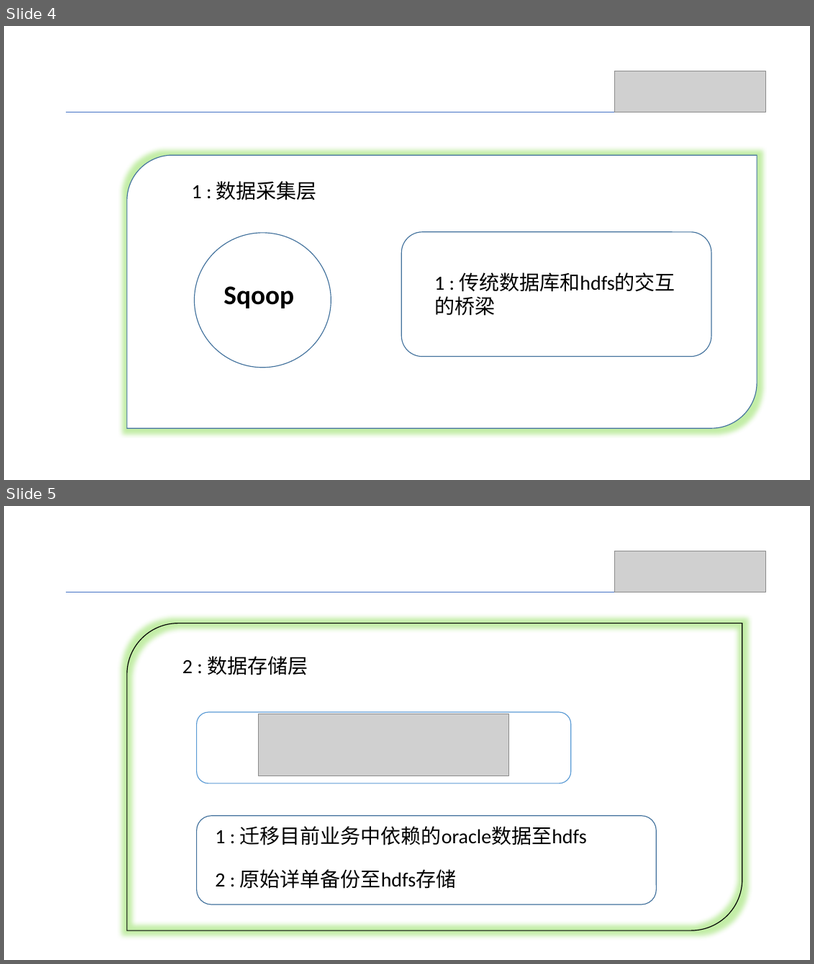
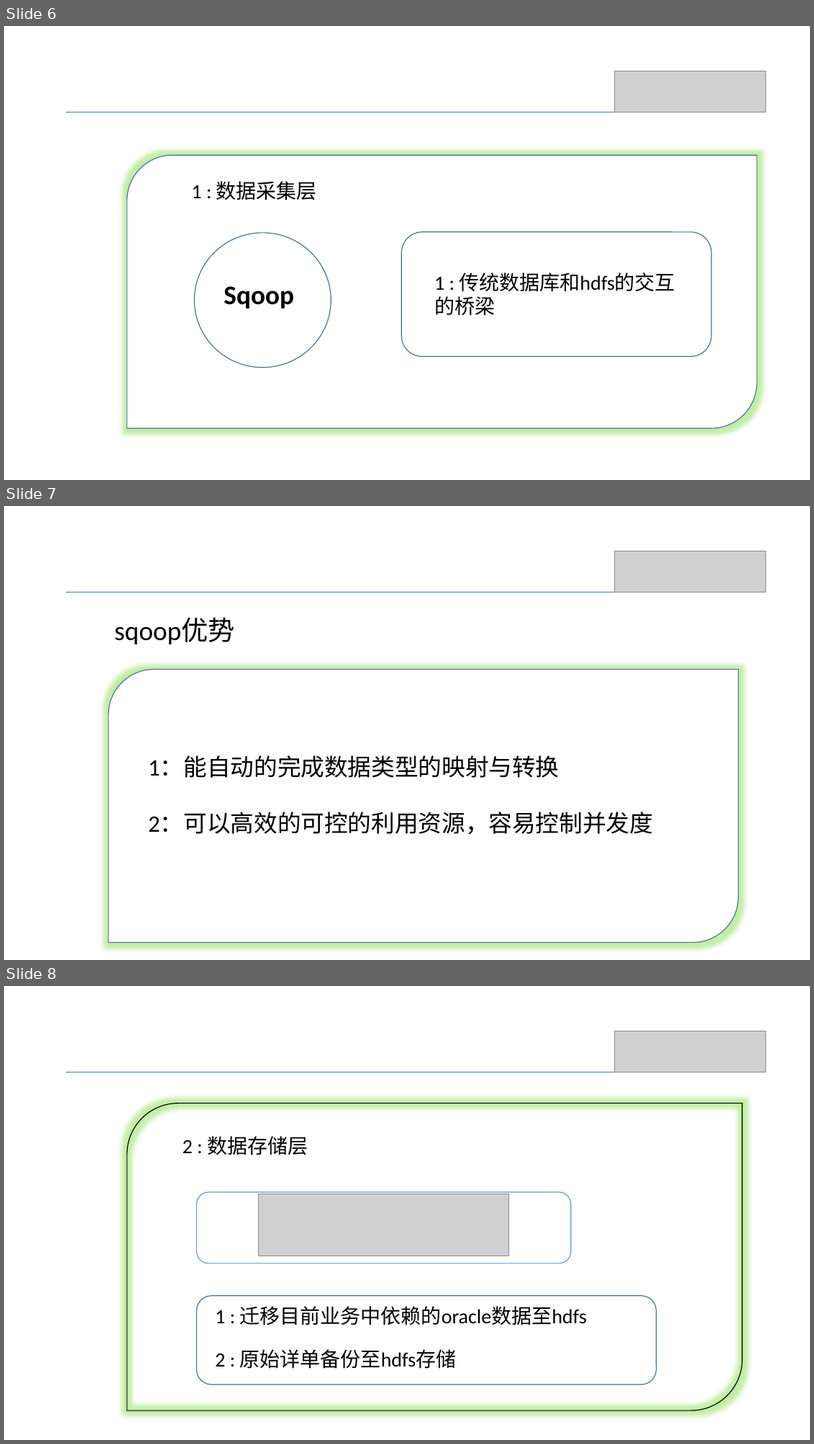
Before and after one commit to Shyekyo/event, a slide deck: src/resources/账务系统存储过程重构方案.pptx. Shown one above the other, each under a label of ours: slides 4 and 5 before the commit, slides 6, 7 and 8 after it. The pictures are 814x964 and 814x1444 pixels, drawn with LibreOffice and Linux fonts; fonts in the diff are those of the drawing; grey boxes stand for pictures. Boxes give left, top, right and bottom in pixels: in the first picture for what was removed or moved away, otherwise in the second. Text is boxed around its words. In the diff, an @@ line names an element or a change of style, - is before the commit and + after.

```diff
--- a/src/resources/账务系统存储过程重构方案.pptx
+++ b/src/resources/账务系统存储过程重构方案.pptx
@@ slide 7 added at [4, 506, 810, 960], background #FFFFFF @@
@@ picture added at [615, 551, 766, 592] @@
@@ line added from (66, 592) to (766, 592), #4472C4 0.5 pt @@
@@ text added at [114, 618, 235, 644], 32 pt, text #000000 @@
+sqoop优势
@@ round diag rect added at [108, 669, 739, 942], fill #FFFFFF, outline #43739E 1 pt @@
@@ text added at [148, 756, 653, 834], 28 pt, text #000000 @@
+1：能自动的完成数据类型的映射与转换
+2：可以高效的可控的利用资源，容易控制并发度
@@ what was slide 4 is now slide 6 @@
@@ what was slide 5 is now slide 8 @@
```
Also in this commit, not shown: 3 slides changed, 13 other slides added, 11 other files.
